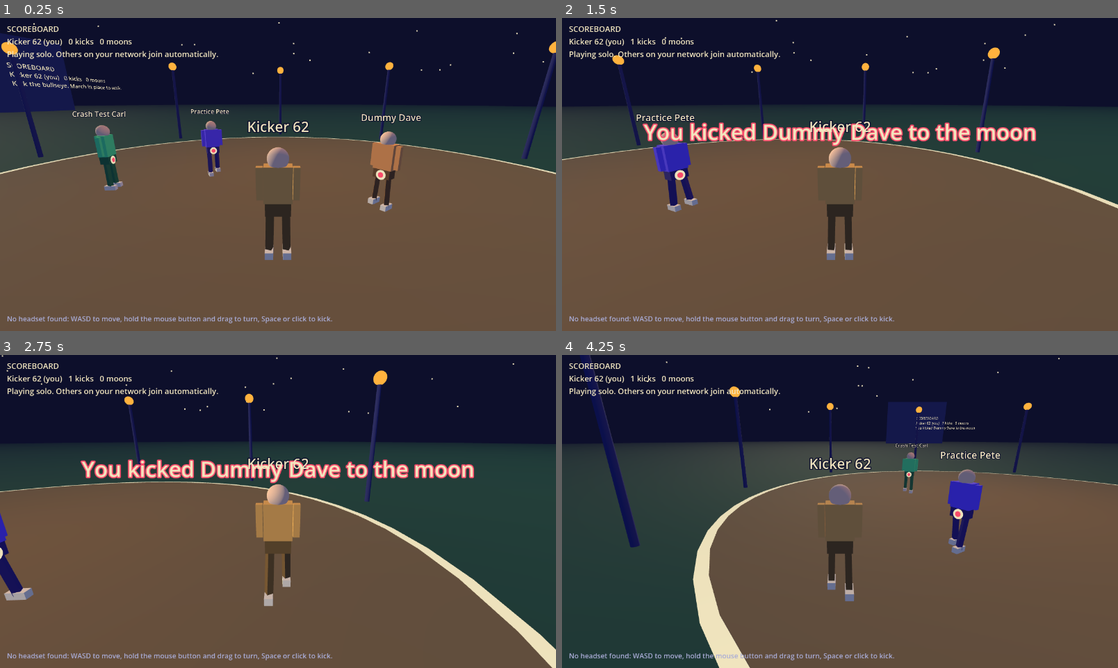
Above: before the commit, frames 1-4 (two rows, left to right).
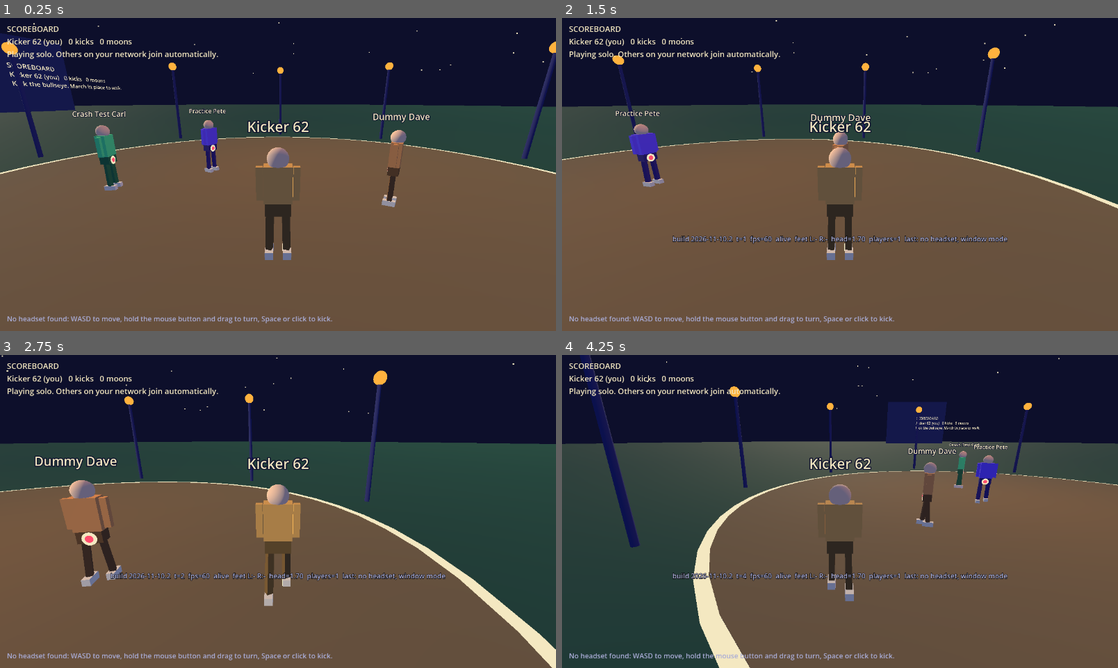
Above: after the commit, the same moments.

Repository: jasonostberg/Moonshot
Game: Godot game, scene res://main.tscn
Same seed, same stepped clock (60 frames per second), same inputs: the game is played once before the commit and once after it.
Inputs (mouse positions are in pixels of both pictures, inside the frame that each line leads up to):
- Up to frame 1 (0.25 s): no input
- Up to frame 2 (1.5 s): tap Enter at 0.5 s; move the mouse to (962, 158) at 0.52 s; hold D 0.53-1.25 s; tap Q at 0.6 s; click (962, 158) at 0.67 s; tap Space at 0.77 s; drag from (728, 190) to (812, 237) at 1.27 s
- Up to frame 3 (2.75 s): move the mouse to (333, 442) at 2.02 s; hold D from 2.03 s (still down); tap Q at 2.1 s
- Up to frame 4 (4.25 s): release D at 2.75 s; drag from (812, 574) to (673, 464) at 2.77 s; move the mouse to (1006, 558) at 3.52 s; hold A from 3.53 s (still down); tap Q at 3.6 s; tap Space at 3.77 s

The runs differ from the first frame. In frame 1, 2.9% of the frame differs, in the area x 0-100%, y 1-77%; in frame 2, 6.6%; in frame 3, 7.4%, in the area x 0-100%, y 0-100%; in frame 4, 4.8%.

Commit message:
Safer headset build with in-view diagnostics
Drop the refresh-rate request, variable-rate shading, foveation, MSAA and fog
while chasing a freeze on Steam Frame. Add a diagnostic line in view, a log
file, and a start-up grace period before practice dummies kick back.

Co-Authored-By: Claude Fable 5.2 <noreply@anthropic.com>
Claude-Session: https://claude.ai/code/session_013DcPRxFkdVdf5weBhuwrVa

Diff:
--- a/source/main.gd
+++ b/source/main.gd
@@ -14,6 +14,8 @@
 const PORT0 := 47420
 const NPORTS := 8
 const NET_TAG := "mnc1"
+const BUILD := "2026-11-10.2"
+const BOT_GRACE := 8.0   # seconds before practice dummies start kicking back
 const ALIVE := 0
 const FLYING := 1
 const GONE := 2
@@ -120,6 +122,12 @@
 var opt_autokick := false
 var opt_shot := ""
 var log_t := 0.0
+var last_note := ""
+var debug3d: Label3D
+var frames := 0
+var beat_t := 0.0
+var src_l := "-"
+var src_r := "-"
 
 
 func fwd_of(y: float) -> Vector3:
@@ -210,6 +218,15 @@
 	toast3d.position = Vector3(0, 0.28, -1.6)
 	toast3d.visible = false
 	cam.add_child(toast3d)
+	debug3d = Label3D.new()
+	debug3d.font_size = 28
+	debug3d.pixel_size = 0.0016
+	debug3d.modulate = Color("a9acd6")
+	debug3d.outline_size = 6
+	debug3d.no_depth_test = true
+	debug3d.render_priority = 10
+	debug3d.position = Vector3(0, -0.42, -1.6)
+	cam.add_child(debug3d)
 
 	var pname := ""
 	for arg in OS.get_cmdline_user_args():
@@ -232,9 +249,7 @@
 	xr = XRServer.find_interface("OpenXR")
 	if xr != null and xr.is_initialized():
 		DisplayServer.window_set_vsync_mode(DisplayServer.VSYNC_DISABLED)
-		var vp := get_viewport()
-		vp.use_xr = true
-		vp.vrs_mode = Viewport.VRS_XR
+		get_viewport().use_xr = true
 		in_vr = true
 		me.body_visible = false
 		me.spin.visible = false
@@ -242,23 +257,15 @@
 		hud.visible = false
 		hint.visible = false
 		origin.position = Vector3(me.x, 0, me.z)
-		if xr.has_signal("session_begun"):
-			xr.connect("session_begun", _on_session_begun)
+		note("xr started")
 	else:
 		in_vr = false
-
-
-func _on_session_begun() -> void:
-	# ask for 90 Hz or better where the headset offers it
-	var rates = xr.call("get_available_display_refresh_rates")
-	var best := 0.0
-	if rates is Array:
-		for r in rates:
-			if float(r) >= 90.0 and float(r) <= 120.0 and (best == 0.0 or float(r) < best):
-				best = float(r)
-	if best > 0.0:
-		xr.set("display_refresh_rate", best)
-		Engine.physics_ticks_per_second = int(best)
+		note("no headset, window mode")
+
+
+func note(msg: String) -> void:
+	last_note = msg
+	print("[%.1f] %s" % [now, msg])
 
 
 func build_world() -> void:
@@ -268,9 +275,6 @@
 	env.ambient_light_source = Environment.AMBIENT_SOURCE_COLOR
 	env.ambient_light_color = Color("8fa3ff")
 	env.ambient_light_energy = 0.55
-	env.fog_enabled = true
-	env.fog_light_color = C_NIGHT
-	env.fog_density = 0.012
 	var we := WorldEnvironment.new()
 	we.environment = env
 	add_child(we)
@@ -327,20 +331,22 @@
 	mesh_node(moon_mesh, moon_mat).position = MOON
 
 	# stars
-	var pts := PackedVector3Array()
-	for i in 500:
+	var star_quad := QuadMesh.new()
+	star_quad.size = Vector2(1.8, 1.8)
+	var star_mat := mat(C_MOON, true, true)
+	star_mat.billboard_mode = BaseMaterial3D.BILLBOARD_ENABLED
+	star_quad.material = star_mat
+	var mm := MultiMesh.new()
+	mm.transform_format = MultiMesh.TRANSFORM_3D
+	mm.mesh = star_quad
+	mm.instance_count = 400
+	for i in 400:
 		var az := randf() * TAU
 		var el := randf() * 1.4 + 0.08
-		pts.append(Vector3(cos(az) * cos(el), sin(el), sin(az) * cos(el)) * 500.0)
-	var arrays := []
-	arrays.resize(Mesh.ARRAY_MAX)
-	arrays[Mesh.ARRAY_VERTEX] = pts
-	var star_mesh := ArrayMesh.new()
-	star_mesh.add_surface_from_arrays(Mesh.PRIMITIVE_POINTS, arrays)
-	var star_mat := mat(C_MOON, true, true)
-	star_mat.use_point_size = true
-	star_mat.point_size = 3.0
-	mesh_node(star_mesh, star_mat)
+		mm.set_instance_transform(i, Transform3D(Basis(), Vector3(cos(az) * cos(el), sin(el), sin(az) * cos(el)) * 500.0))
+	var stars := MultiMeshInstance3D.new()
+	stars.multimesh = mm
+	add_child(stars)
 
 	# scoreboard on the edge of the ring
 	var panel := mesh_node(box(Vector3(4.4, 3.0, 0.1)), mat(Color("171b4a"), true, true))
@@ -624,6 +630,7 @@
 	var d := (Vector3(e.x + (randf() - 0.5) * 20.0, 10.0 + randf() * 20.0, e.z + 60.0) - MOON).normalized()
 	e.b = MOON + d * MR
 	e.c = (e.a + e.b) * 0.5 + Vector3(0, 28, 0)
+	note("launch " + e.name)
 	play("thwack", e == me)
 	play("scream", e == me)
 	if e == me:
@@ -632,6 +639,7 @@
 
 
 func explode(p: Vector3, loud: bool) -> void:
+	note("explode")
 	play("boom", loud)
 	var out := (p - MOON).normalized()
 	var parts := CPUParticles3D.new()
@@ -801,7 +809,9 @@
 func net_receive() -> void:
 	if not net_ok:
 		return
-	while udp.get_available_packet_count() > 0:
+	var budget := 200
+	while budget > 0 and udp.get_available_packet_count() > 0:
+		budget -= 1
 		var raw := udp.get_packet()
 		if raw.size() < 8 or raw.size() > 1400:
 			continue
@@ -836,6 +846,7 @@
 				e.saw_fly = true
 				show_ent(e, false)
 			ents[id] = e
+			note("player joined: " + nm)
 			set_bots(false)
 			board_dirty = true
 		e.last_seen = now
@@ -897,20 +908,17 @@
 
 
 func find_foot(which: String) -> Variant:
-	# 1. dedicated foot trackers, 2. full-body tracking, 3. the hand controller strapped to that ankle
+	# 1. dedicated foot trackers, 2. the hand controller strapped to that ankle
 	var p = tracked_point("/user/vive_tracker_htcx/role/%s_foot" % which, ["default", "aim", "grip"])
 	if p != null:
+		_src = "tracker"
 		return p
-	for name in XRServer.get_trackers(XRServer.TRACKER_ANY):
-		if str(name).contains(which + "_foot"):
-			p = tracked_point(str(name), ["default", "aim", "grip"])
-			if p != null:
-				return p
-	var body := XRServer.get_tracker("/user/body_tracker") as XRBodyTracker
-	if body != null and body.has_tracking_data:
-		var joint := XRBodyTracker.JOINT_LEFT_FOOT if which == "left" else XRBodyTracker.JOINT_RIGHT_FOOT
-		return origin.global_transform * body.get_joint_transform(joint).origin
-	return tracked_point(which + "_hand", ["grip", "default", "aim"])
+	p = tracked_point(which + "_hand", ["grip", "default", "aim"])
+	_src = "controller" if p != null else "none"
+	return p
+
+
+var _src := "-"
 
 
 func stick() -> Vector2:
@@ -929,7 +937,9 @@
 	var hf := cam.global_transform.basis * Vector3.FORWARD
 	var hyaw := atan2(-hf.x, -hf.z)
 	var lf = find_foot("left")
+	src_l = _src
 	var rf = find_foot("right")
+	src_r = _src
 	if lf != null:
 		me.fl = lf
 	if rf != null:
@@ -1011,7 +1021,7 @@
 	var dz := me.z - b.z
 	var dist := sqrt(dx * dx + dz * dz)
 	b.rest -= dt
-	if me.st == ALIVE and dist < 5.5:
+	if now > BOT_GRACE and me.st == ALIVE and dist < 5.5:
 		b.yaw = atan2(-dx, -dz)
 		if dist > 0.95:
 			speed = 1.7
@@ -1161,6 +1171,16 @@
 			want.y = maxf(want.y, 1.5)
 			cam.look_at_from_position(cam.global_position.lerp(want, 0.2), me.b, Vector3.UP)
 
+	frames += 1
+	beat_t += delta
+	if beat_t >= 1.0:
+		var fps := frames / beat_t
+		frames = 0
+		beat_t = 0.0
+		var states := ["alive", "flying", "gone"]
+		var line := "build %s  t=%.0f  fps=%.0f  %s  feet L:%s R:%s  head=%.2f  players=%d  last: %s" % [BUILD, now, fps, states[me.st], src_l, src_r, me.h, ents.size() + 1, last_note]
+		debug3d.text = line
+		print(line)
 	if opt_log:
 		log_t += dt
 		if log_t > 2.0:
--- a/source/project.godot
+++ b/source/project.godot
@@ -4,6 +4,11 @@
 config/name="Moonshot Nutcracker"
 run/main_scene="res://main.tscn"
 config/features=PackedStringArray("4.6", "Mobile")
+run/flush_stdout_on_print=true
+
+[debug]
+file_logging/enable_file_logging=true
+file_logging/log_path="user://logs/moonshot.log"
 
 [display]
 window/size/viewport_width=1280
@@ -12,11 +17,8 @@
 [rendering]
 renderer/rendering_method="mobile"
 textures/vram_compression/import_etc2_astc=true
-anti_aliasing/quality/msaa_3d=1
 
 [xr]
 openxr/enabled=true
 openxr/startup_alert=false
-openxr/foveation_level=2
-openxr/foveation_dynamic=true
 shaders/enabled=true
